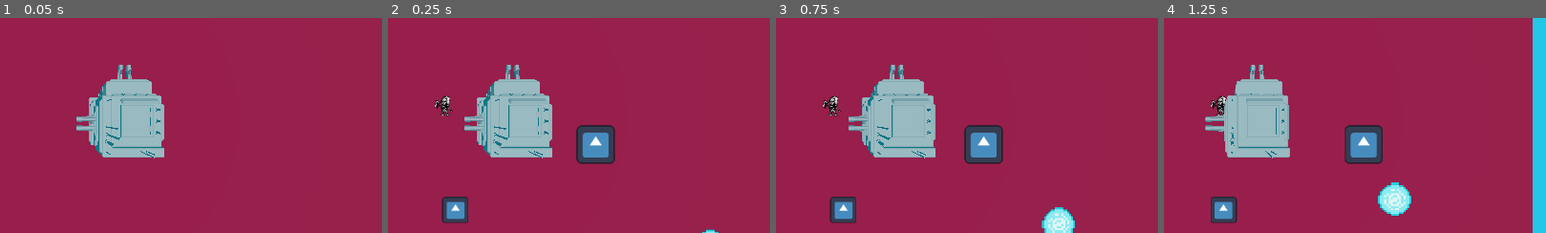
Above: before the commit, frames 1-4 (left to right).
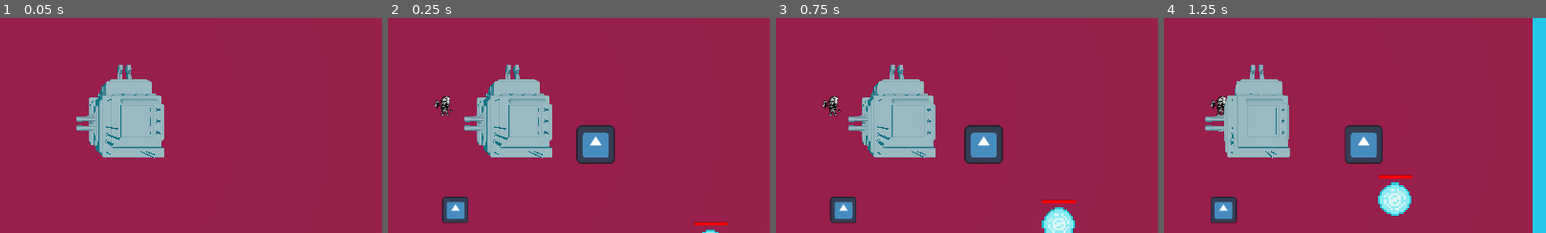
Above: after the commit, the same moments.

Repository: whitehatcat-JE/TowerDefenceGameJam
Game: Godot game, scene res://main/enviroment_3d.tscn
The game is run twice, just before and just after one commit, with the same random seed, the same clock (stepped at 60 frames per second) and the same inputs. The engine's default icon, where the game draws it, is replaced by a stand-in: a white triangle on a blue panel in a dark square.
Inputs:
- Up to frame 1 (0.05 s): no input
- Up to frame 2 (0.25 s): no input
- Up to frame 3 (0.75 s): hold Right (ui_right) from 0.53 s (still down); tap J (attack) at 0.6 s
- Up to frame 4 (1.25 s): keep holding Right (ui_right)
The pictures show only the part of the screen within x 41-91%, y 26-76%; the shares and areas given below are measured in that part.

Frame 1 is identical in both runs. In frame 2, 0.1% of the frame differs, in the area x 80-89%, y 95-97%; in frame 3, 0.2%, in the area x 69-79%, y 84-87%; in frame 4, 0.2%.

Commit message:
HP Bars (Start of damage paritcals)

Diff:
--- /dev/null
+++ b/main/objects/Damage Indicator.tscn
@@ -0,0 +1,77 @@
+[gd_scene load_steps=4 format=3 uid="uid://bgpb2qmmjapw8"]
+
+[sub_resource type="Animation" id="Animation_urq41"]
+resource_name = "showDamage"
+tracks/0/type = "method"
+tracks/0/imported = false
+tracks/0/enabled = true
+tracks/0/path = NodePath("..")
+tracks/0/interp = 1
+tracks/0/loop_wrap = true
+tracks/0/keys = {
+"times": PackedFloat32Array(1),
+"transitions": PackedFloat32Array(1),
+"values": [{
+"args": [],
+"method": &"queue_free"
+}]
+}
+tracks/1/type = "value"
+tracks/1/imported = false
+tracks/1/enabled = true
+tracks/1/path = NodePath("..:scale")
+tracks/1/interp = 1
+tracks/1/loop_wrap = true
+tracks/1/keys = {
+"times": PackedFloat32Array(0, 0.3),
+"transitions": PackedFloat32Array(1, 1),
+"update": 0,
+"values": [Vector2(0.5, 0.5), Vector2(1, 1)]
+}
+tracks/2/type = "value"
+tracks/2/imported = false
+tracks/2/enabled = true
+tracks/2/path = NodePath("..:modulate")
+tracks/2/interp = 1
+tracks/2/loop_wrap = true
+tracks/2/keys = {
+"times": PackedFloat32Array(0),
+"transitions": PackedFloat32Array(1),
+"update": 0,
+"values": [Color(1, 1, 1, 1)]
+}
+
+[sub_resource type="Animation" id="Animation_0koha"]
+length = 0.001
+tracks/0/type = "value"
+tracks/0/imported = false
+tracks/0/enabled = true
+tracks/0/path = NodePath("..:scale")
+tracks/0/interp = 1
+tracks/0/loop_wrap = true
+tracks/0/keys = {
+"times": PackedFloat32Array(0),
+"transitions": PackedFloat32Array(1),
+"update": 0,
+"values": [Vector2(1, 1)]
+}
+
+[sub_resource type="AnimationLibrary" id="AnimationLibrary_po5fc"]
+_data = {
+"RESET": SubResource("Animation_0koha"),
+"showDamage": SubResource("Animation_urq41")
+}
+
+[node name="Damage Indicator" type="Node2D"]
+position = Vector2(-1, 0)
+
+[node name="Label" type="Label" parent="."]
+offset_right = 77.0
+offset_bottom = 26.0
+text = "0"
+
+[node name="AnimationPlayer" type="AnimationPlayer" parent="."]
+root_node = NodePath("../Label")
+libraries = {
+"": SubResource("AnimationLibrary_po5fc")
+}
--- a/main/objects/enemy.gd
+++ b/main/objects/enemy.gd
@@ -1,10 +1,13 @@
 extends CharacterBody2D
 
-@export var health:float = 2.0
+@export var healthMax:float = 2.0
+var currentHealth = healthMax
 
 var speed:float = 50.0
 var explodeRange:float = 10.0
 var target:Vector2
+var rectMax = 50
+@onready var hpBar = $ColorRect2
 
 @onready var pivot:Node = $enemyPivot
 @onready var director:Node = $enemyPivot/enemyDirector
@@ -19,6 +22,7 @@
 	move_and_slide()
 
 func damage(amt:float):
-	health -= amt
-	if health <= 0.0:
+	currentHealth -= amt
+	hpBar.set_size(Vector2((currentHealth/healthMax) * rectMax, 5))
+	if currentHealth <= 0.0:
 		die()
--- a/main/objects/enemy.tscn
+++ b/main/objects/enemy.tscn
@@ -23,3 +23,17 @@
 
 [node name="enemyDirector" type="Node2D" parent="enemyPivot"]
 position = Vector2(0, -3)
+
+[node name="ColorRect" type="ColorRect" parent="."]
+offset_left = -24.0
+offset_top = -36.0
+offset_right = 26.0
+offset_bottom = -31.0
+color = Color(0.592157, 0, 0, 1)
+
+[node name="ColorRect2" type="ColorRect" parent="."]
+offset_left = -24.0
+offset_top = -36.0
+offset_right = 26.0
+offset_bottom = -31.0
+color = Color(1, 0, 0, 1)
